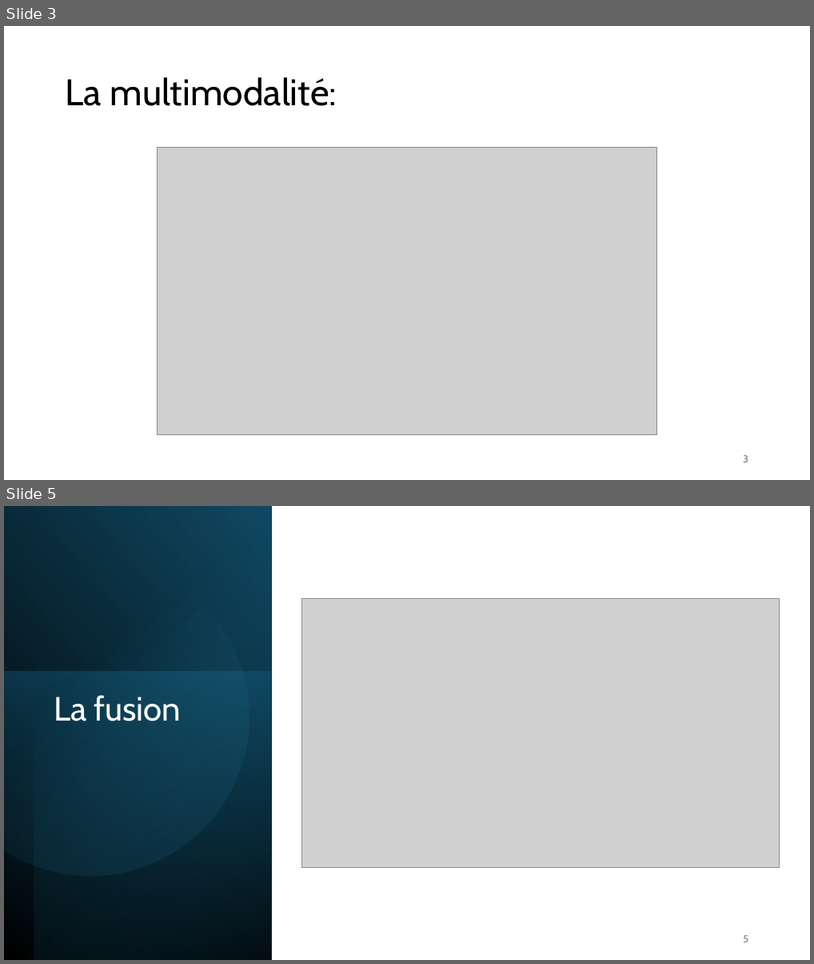
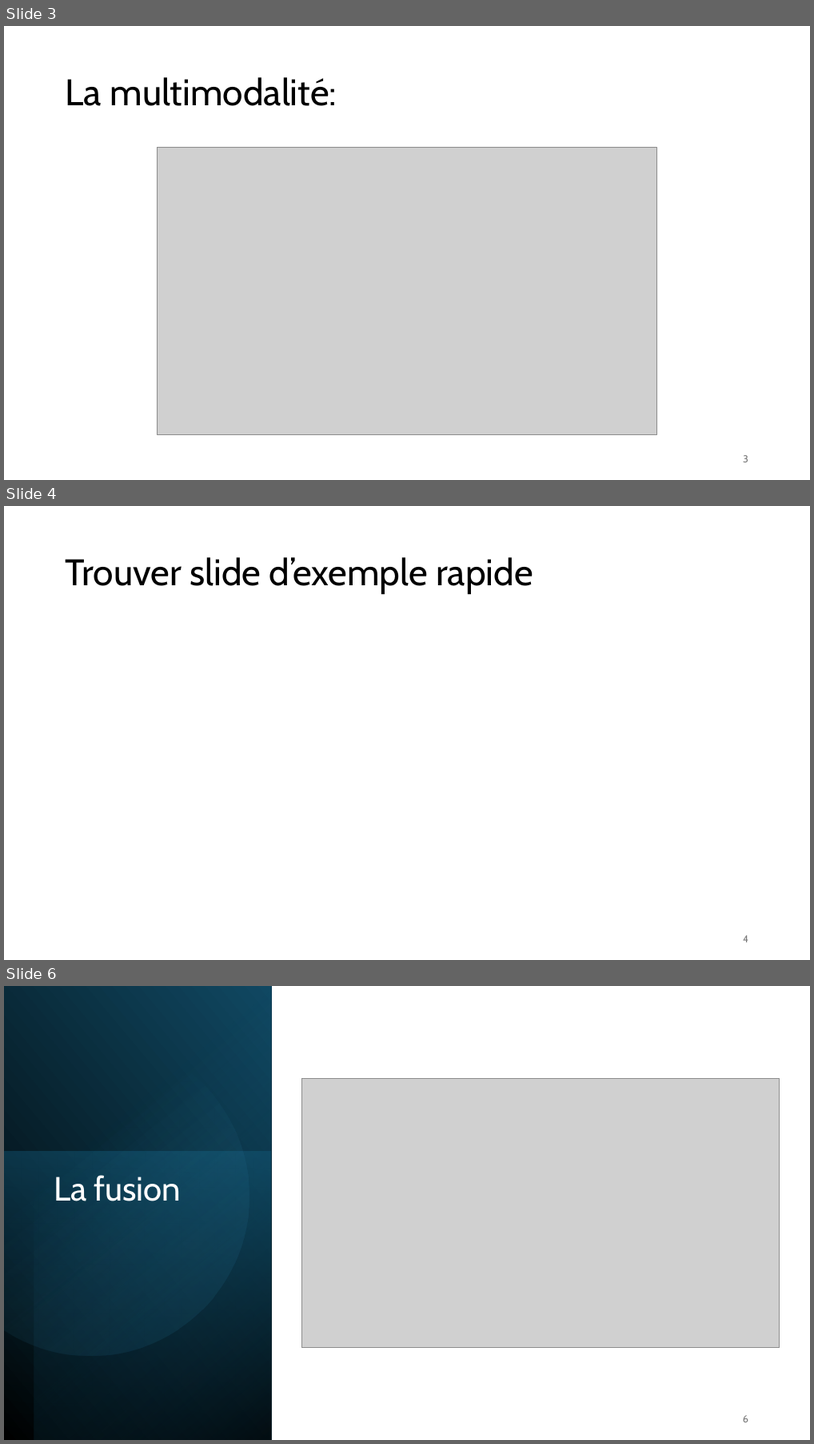
Before and after one commit to IzowRM/Stage-Cetic, a slide deck: Doc Slide/Presentation_du_27_01.pptx. Shown one above the other, each under a label of ours: slides 3 and 5 before the commit, slides 3, 4 and 6 after it; the slides between them are not shown. The pictures are 814x964 and 814x1444 pixels, drawn with LibreOffice and Linux fonts; fonts in the diff are those of the drawing; grey boxes stand for pictures. Boxes give left, top, right and bottom in pixels: in the first picture for what was removed or moved away, otherwise in the second. Text is boxed around its words. In the diff, an @@ line names an element or a change of style, - is before the commit and + after.

```diff
--- a/Doc Slide/Presentation_du_27_01.pptx
+++ b/Doc Slide/Presentation_du_27_01.pptx
@@ slide 4 added at <box>4,506,810,960</box>, background #FFFFFF @@
@@ title added at <box>66,557,533,594</box>, 44 pt, text #000000 @@
+Trouver slide d’exemple rapide
@@ page number added at <box>743,935,749,942</box>, 12 pt, text #797979 @@
+4
@@ what was slide 5 is now slide 6 @@
@@ page number at <box>743,1415,749,1422</box>: text changed @@
-5
+6
```
Also in this commit, not shown: 6 slides changed, 1 other slide added, 6 other files.
